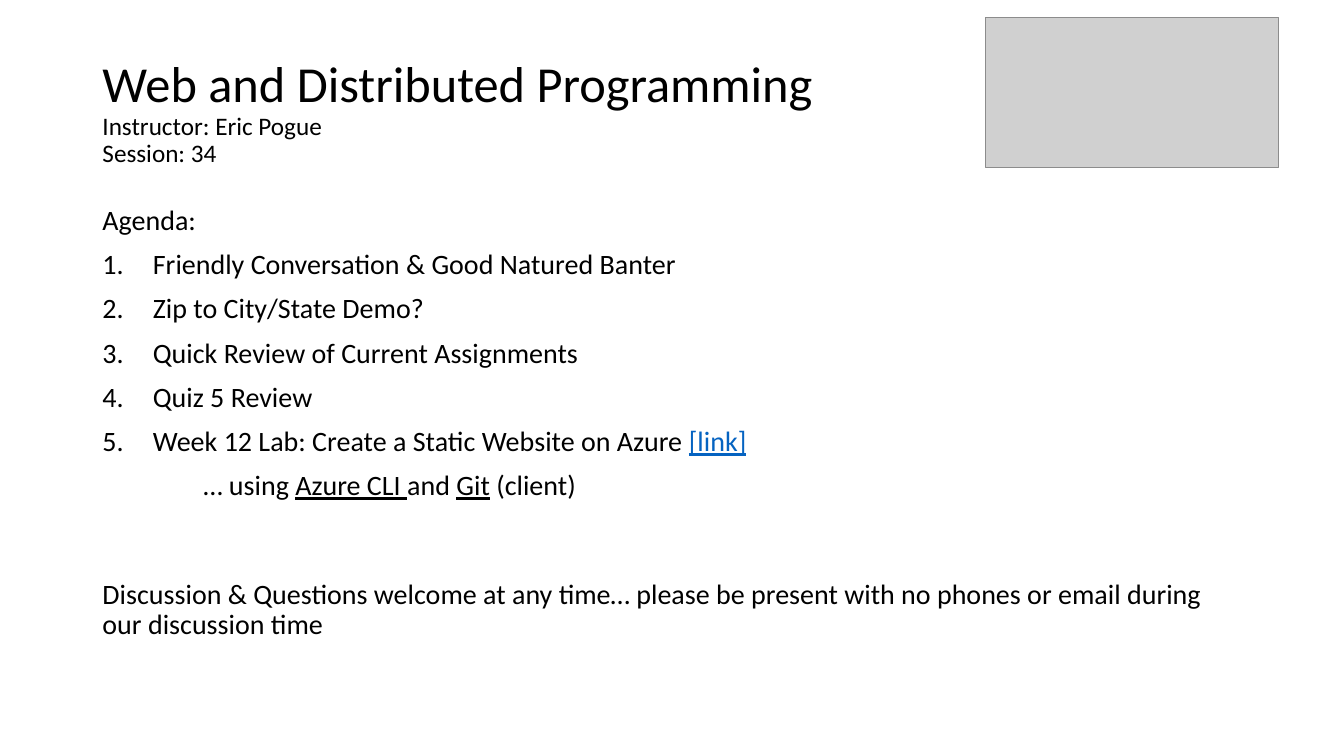
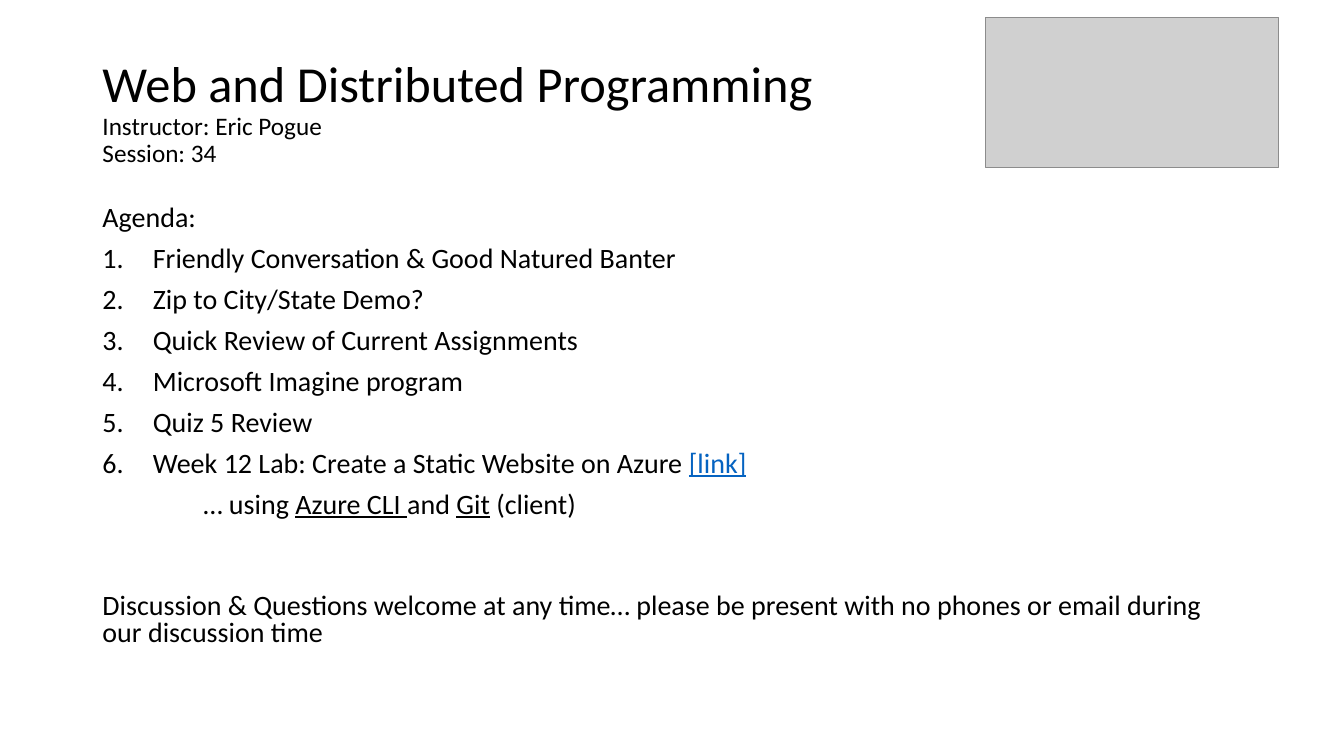
Before and after one commit to EricJPogue/www-epogue-info, a slide deck: slide 1 of CPSC-24700/Presentations/session-34.pptx. Drawn at 1344x756 pixels with LibreOffice and Linux fonts; fonts in the diff are those of the drawing; grey boxes stand for pictures. Boxes give left, top, right and bottom in pixels: in the first picture for what was removed or moved away, otherwise in the second. Text is boxed around its words. In the diff, an @@ line names an element or a change of style, - is before the commit and + after.

Commit message:
Update session 34 documents.

```diff
--- a/CPSC-24700/Presentations/session-34.pptx
+++ b/CPSC-24700/Presentations/session-34.pptx
@@ text at bbox=[102, 207, 1201, 643]: line spacing 0.9 to 0.8 @@
@@ text at bbox=[153, 371, 463, 396]: paragraph added @@
+4. Microsoft Imagine program
```
Also in this commit, not shown: 2 other slides changed, 3 slides added, 1 other file.
